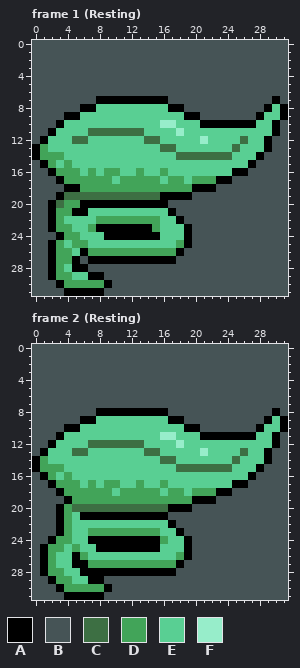
Pixel-art file -- sprites/aseprite/Bounce_Plant.aseprite. The picture above is the old version.
32x32 pixels, 7 frames. Shown: frame 1 (Resting), frame 2 (Resting). The commit also changed other frames, which this record leaves out.
Palette (. is transparent): A #000000  B #465456  C #3d6f43  D #42a459  E #59cf93  F #97edca
New version:
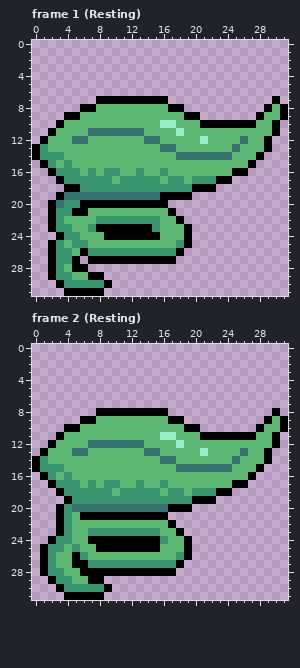
From old to new:
layer "Background" now hidden
colour C: #3d6f43 -> #37736e
colour D: #42a459 -> #37946e
colour E: #59cf93 -> #5cb873
Frame 1 (Resting):
y 0..6: x 0..31 BBBBBBBBBBBBBBBBBBBBBBBBBBBBBBBB -> ................................
y 7: x 0..7 BBBBBBBB -> ........; x 17..29 BBBBBBBBBBBBB -> .............; x 31 B -> .
y 8: x 0..5 BBBBBB -> ......; x 19..28 BBBBBBBBBB -> ..........
y 9: x 0..3 BBBB -> ....; x 21..27 BBBBBBB -> .......
y 10: x 0..2 BBB -> ...; x 31 B -> .
y 11: x 0..1 BB -> ..; x 31 B -> .
y 12: x 0 B -> .; x 30..31 BB -> ..
y 13: x 30..31 BB -> ..
y 14: x 29..31 BBB -> ...
y 15: x 0 B -> .; x 28..31 BBBB -> ....
y 16: x 0..1 BB -> ..; x 27..31 BBBBB -> .....
y 17: x 0..2 BBB -> ...; x 25..31 BBBBBBB -> .......
y 18: x 0..3 BBBB -> ....; x 23..31 BBBBBBBBB -> .........
y 19: x 0..2 BBB -> ...; x 20..31 BBBBBBBBBBBB -> ............
y 20: x 0..1 BB -> ..; x 17..31 BBBBBBBBBBBBBBB -> ...............
y 21: x 0..1 BB -> ..; x 18..31 BBBBBBBBBBBBBB -> ..............
y 22: x 0..1 BB -> ..; x 19..31 BBBBBBBBBBBBB -> .............
y 23: x 0..1 BB -> ..; x 20..31 BBBBBBBBBBBB -> ............
y 24: x 0..2 BBB -> ...; x 20..31 BBBBBBBBBBBB -> ............
y 25: x 0..1 BB -> ..; x 20..31 BBBBBBBBBBBB -> ............
y 26: x 0..1 BB -> ..; x 19..31 BBBBBBBBBBBBB -> .............
y 27: x 0..1 BB -> ..; x 6 B -> .; x 18..31 BBBBBBBBBBBBBB -> ..............
y 28: x 0..1 BB -> ..; x 7..31 BBBBBBBBBBBBBBBBBBBBBBBBB -> .........................
y 29: x 0..1 BB -> ..; x 9..31 BBBBBBBBBBBBBBBBBBBBBBB -> .......................
y 30: x 0..2 BBB -> ...; x 10..31 BBBBBBBBBBBBBBBBBBBBBB -> ......................
y 31: x 0..3 BBBB -> ....; x 9..31 BBBBBBBBBBBBBBBBBBBBBBB -> .......................
Frame 2 (Resting):
y 0..7: x 0..31 BBBBBBBBBBBBBBBBBBBBBBBBBBBBBBBB -> ................................
y 8: x 0..7 BBBBBBBB -> ........; x 17..29 BBBBBBBBBBBBB -> .............; x 31 B -> .
y 9: x 0..5 BBBBBB -> ......; x 19..28 BBBBBBBBBB -> ..........
y 10: x 0..3 BBBB -> ....; x 21..27 BBBBBBB -> .......
y 11: x 0..2 BBB -> ...; x 31 B -> .
y 12: x 0..1 BB -> ..; x 31 B -> .
y 13: x 0 B -> .; x 30..31 BB -> ..
y 14: x 30..31 BB -> ..
y 15: x 29..31 BBB -> ...
y 16: x 0 B -> .; x 28..31 BBBB -> ....
y 17: x 0..1 BB -> ..; x 27..31 BBBBB -> .....
y 18: x 0..2 BBB -> ...; x 25..31 BBBBBBB -> .......
y 19: x 0..3 BBBB -> ....; x 23..31 BBBBBBBBB -> .........
y 20: x 0..2 BBB -> ...; x 20..31 BBBBBBBBBBBB -> ............
y 21: x 0..2 BBB -> ...; x 17..31 BBBBBBBBBBBBBBB -> ...............
y 22: x 0..2 BBB -> ...; x 18..31 BBBBBBBBBBBBBB -> ..............
y 23: x 0..2 BBB -> ...; x 19..31 BBBBBBBBBBBBB -> .............
y 24: x 0..1 BB -> ..; x 20..31 BBBBBBBBBBBB -> ............
y 25..26: x 0 B -> .; x 20..31 BBBBBBBBBBBB -> ............
y 27: x 0 B -> .; x 19..31 BBBBBBBBBBBBB -> .............
y 28: x 0 B -> .; x 18..31 BBBBBBBBBBBBBB -> ..............
y 29: x 0..1 BB -> ..; x 9..31 BBBBBBBBBBBBBBBBBBBBBBB -> .......................
y 30: x 0..2 BBB -> ...; x 10..31 BBBBBBBBBBBBBBBBBBBBBB -> ......................
y 31: x 0..3 BBBB -> ....; x 9..31 BBBBBBBBBBBBBBBBBBBBBBB -> .......................
Changed places in both pictures, as pixel boxes (x1, y1, x2, y2):
changed: (32, 40, 288, 296)
changed: (32, 344, 288, 600)
